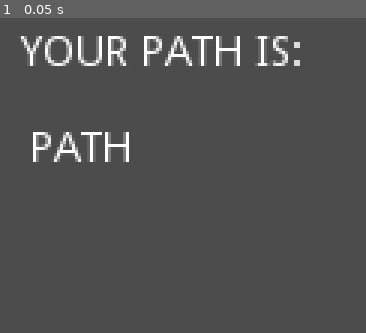
Above: before the commit, frame 1.
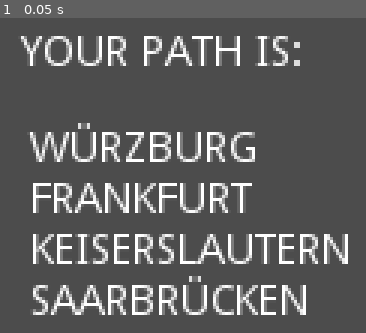
Above: after the commit, the same moment.

Repository: marvinschmitt/computer-games-exercises
Game: Godot game, scene res://Node2D.tscn
Two runs of this game, one before a commit and one after it. Both use one fixed random seed, a clock stepped at 60 frames per second and the inputs below.
Inputs:
- Up to frame 1 (0.05 s): no input

The runs differ from the first frame. In frame 1, 13% of the frame differs, in the area x 8-96%, y 33-95%.

Commit message:
finished s12

Diff:
--- a/s12_A-star_student/Node2D.gd
+++ b/s12_A-star_student/Node2D.gd
@@ -1,3 +1,7 @@
+# author: daniel knoll
+# coauthor list: marvin schmitt
+
+
 extends Node2D
 
 class Astar:
@@ -97,10 +101,74 @@
 	func printOpenList():
 		for iter in _openList:
 			print(String(iter[0].name) + " " + String(iter[1]))
+		print('')
+
+
+	func findLowestFScore():
+		var currentStar = self._openList[0]
+		var bestF = currentStar[0].g + currentStar[0].h
+		for i in self._openList.size():
+			var currentF = _openList[i][0].g + _openList[i][0].h
+			if currentF < bestF:
+				bestF = currentF
+				currentStar = _openList[i]
+		_currentNode = currentStar[0]
+		return currentStar[1]
+
+
+	# returns an array with only StarNodes
+	func generateNodeArray(nodes):
+		var newArr = []
+		for n in nodes:
+			newArr.append(n[0])
+		return newArr
+
+
+	func expandNode():
+		var n = _currentNode.neighbors
+		for i in n.size():
+			var closedNodes = generateNodeArray(_closeList)
+			if (closedNodes.find(n[i][0]) >= 0):
+				continue
+
+			var tentative_g = _currentNode.g + n[i][1]
+
+			print('CHECK', _openList.find(n[i]))
+			if _openList.find(n[i]) >= 0 && tentative_g >= n[i][0].g:
+				continue
+
+			n[i][0].lastNode = _currentNode
+			n[i][0].g = tentative_g
+
+			var f = tentative_g + n[i][0].h
+
+			# print('n i ', n[i], _openList)
+			var nIdx = _openList.find(n[i])
+			if nIdx >= 0:
+				_openList[nIdx][1] = f
+			else:
+				n[i][1] = f
+				_openList.append(n[i])
+
 
 	func computePath() -> bool:
 		# Enter your code here. You may add new functions
+		_openList.append([_start, _start.g])
+		printOpenList()
+
+		while _openList.size() > 0:
+			var f = findLowestFScore()
+			_openList.remove(_openList.find([_currentNode, f]))
+
+			if _currentNode == _target:
+				return true
+
+			_closeList.append([_currentNode, f])
+
+			expandNode()
+			printOpenList()
 		return false
+
 
 func _ready():
 	# Create a class instance
